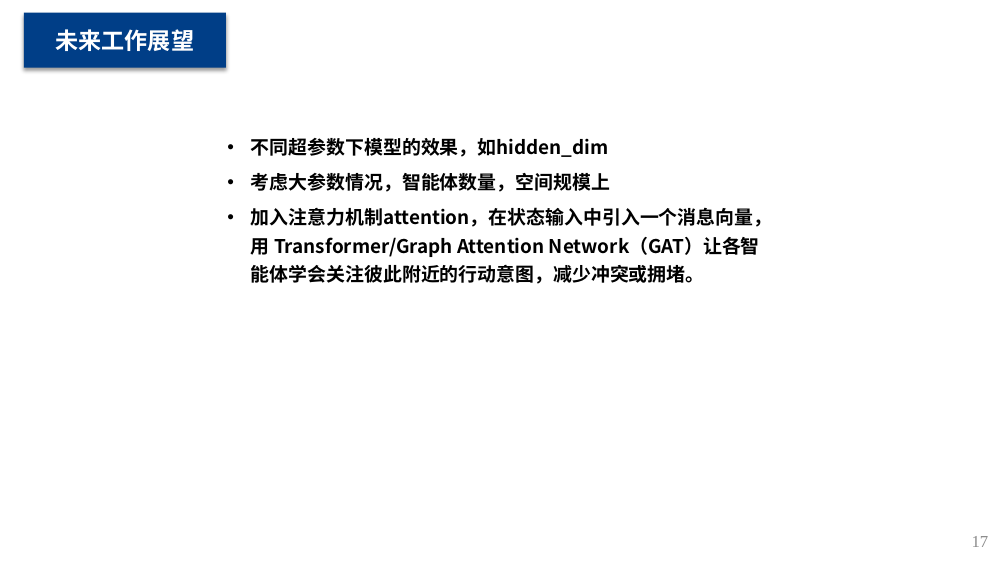
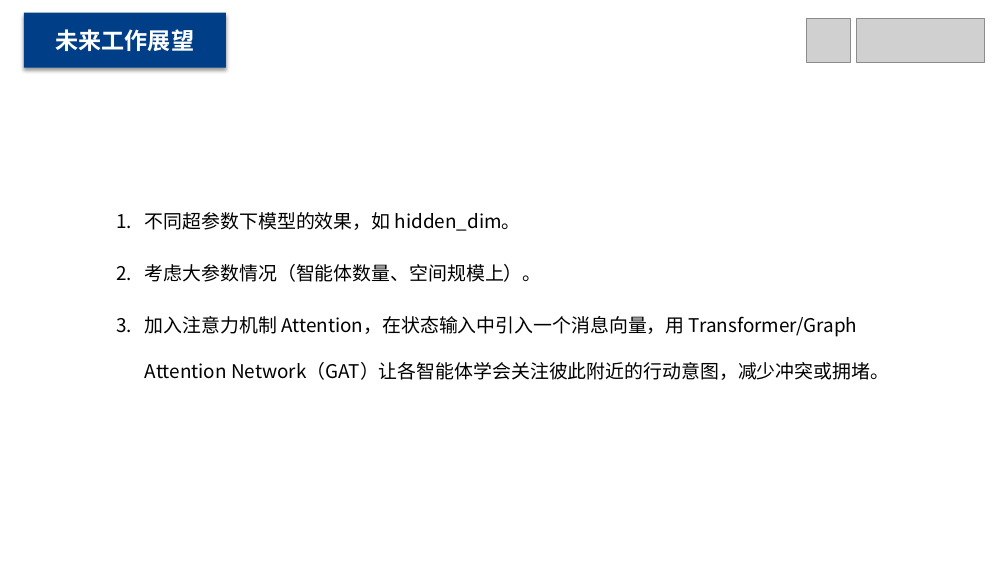
Before and after one commit to MinmusLin/Reinforcement_Learning_Based_Multi_Agent_Path_Finding, a slide deck: slide 17 of Presentation.pptx. Drawn at 1008x567 pixels with LibreOffice and Linux fonts; fonts in the diff are those of the drawing; grey boxes stand for pictures. Boxes give left, top, right and bottom in pixels: in the first picture for what was removed or moved away, otherwise in the second. Text is boxed around its words. In the diff, an @@ line names an element or a change of style, - is before the commit and + after.

```diff
--- a/Presentation.pptx
+++ b/Presentation.pptx
@@ picture added at (807,18,851,62) @@
@@ picture added at (856,18,984,62) @@
@@ text at (145,212,889,380): text changed; bold off @@
-• 不同超参数下模型的效果，如hidden_dim
-• 考虑大参数情况，智能体数量，空间规模上
-• 加入注意力机制attention，在状态输入中引入一个消息向量，用 Transformer/Graph Attention Network（GAT）让各智能体学会关注彼此附近的行动意图，减少冲突或拥堵。
+1. 不同超参数下模型的效果，如 hidden_dim。
+2. 考虑大参数情况（智能体数量、空间规模上）。
+3. 加入注意力机制 Attention，在状态输入中引入一个消息向量，用 Transformer/Graph Attention Network（GAT）让各智能体学会关注彼此附近的行动意图，减少冲突或拥堵。
@@ page number removed at (972,536,989,547) @@
-17
```
Also in this commit, not shown: 16 other slides changed, 1 slide added, 2 slides removed.
